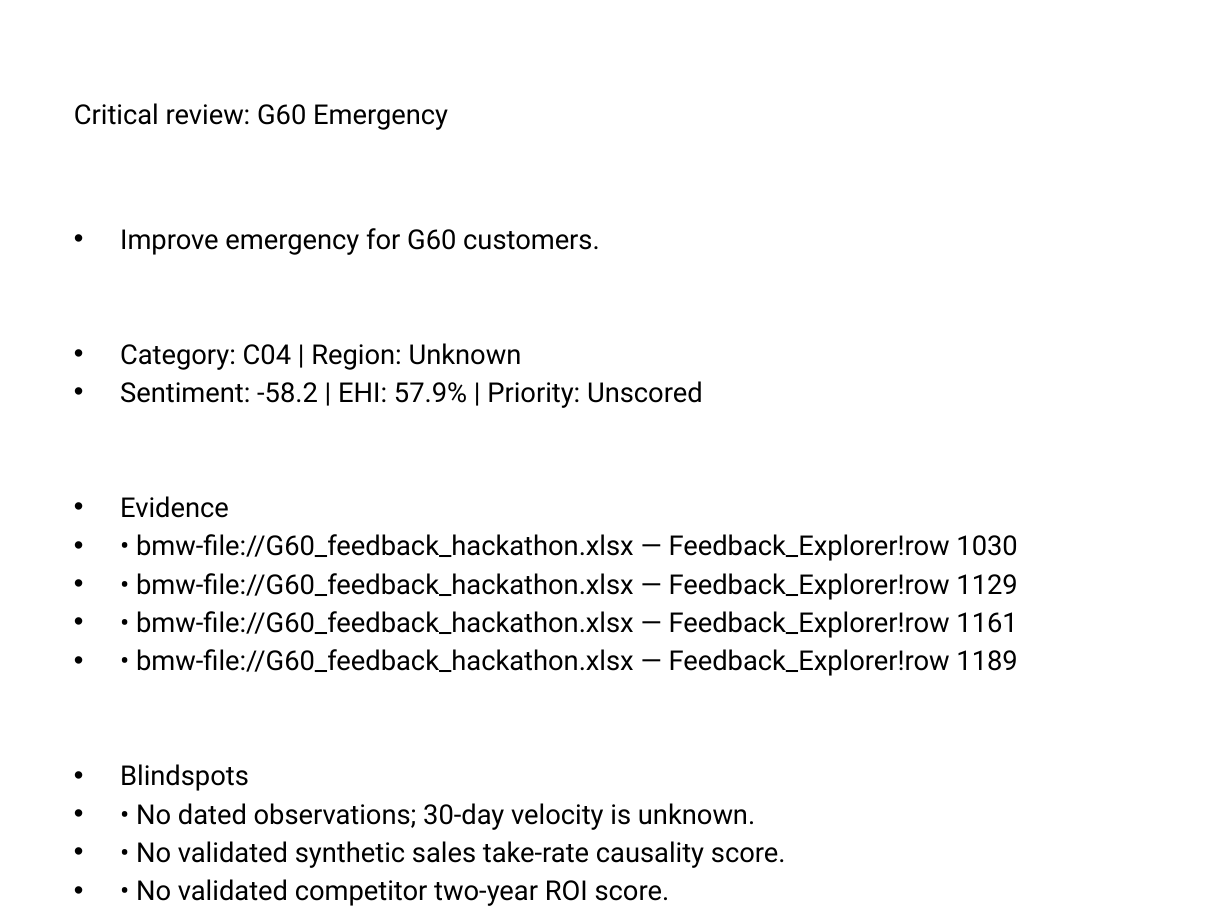
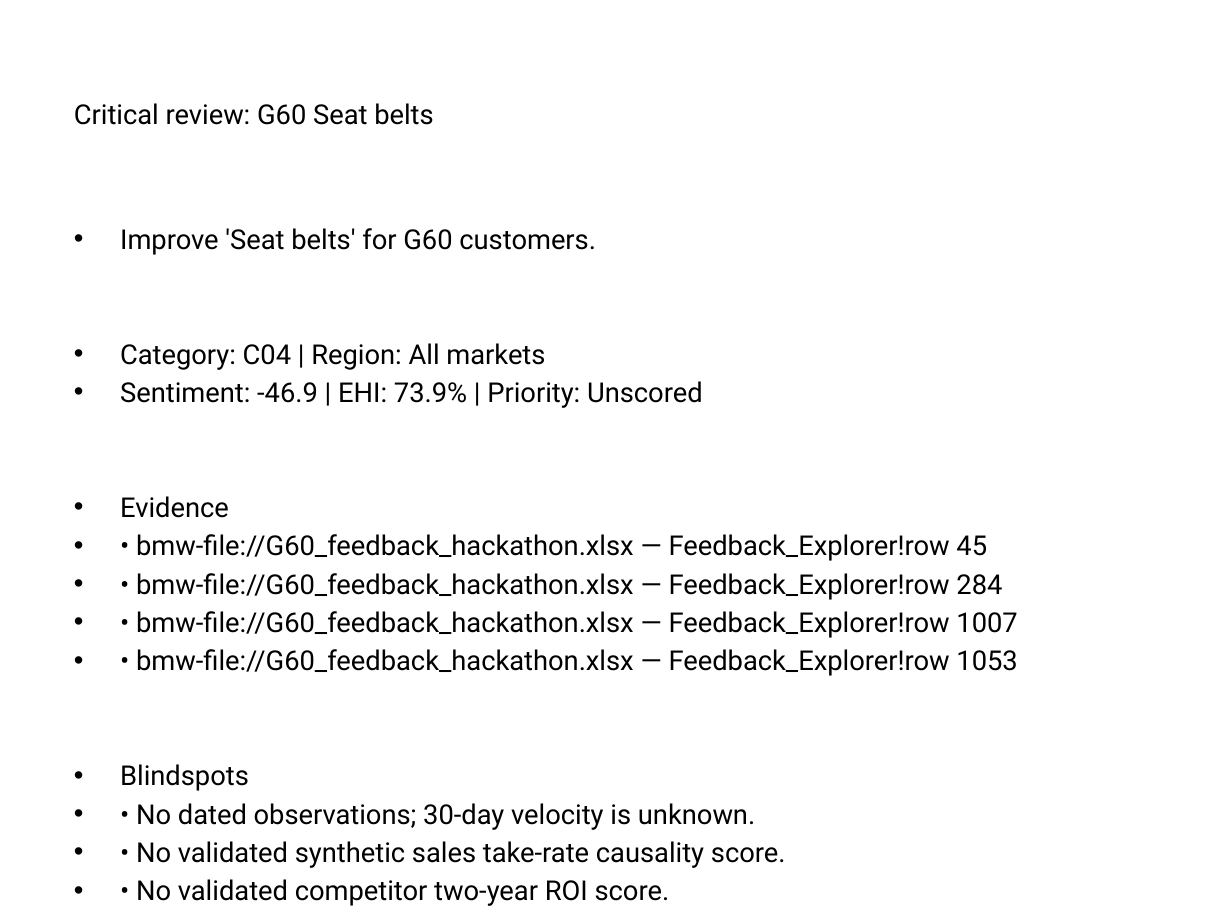
Before and after one commit to Eskender-Assefa/EHL-Hackathon, a slide deck: slide 6 of automotive_data_pipeline/output/published/BMW_board_deck.pptx. Drawn at 1232x924 pixels with LibreOffice and Linux fonts; fonts in the diff are those of the drawing. Boxes give left, top, right and bottom in pixels: in the first picture for what was removed or moved away, otherwise in the second. Text is boxed around its words. In the diff, an @@ line names an element or a change of style, - is before the commit and + after.

Commit message:
chore(output): regenerate published results with label-based classification
188 requirement candidates (11 Critical review, 177 Unscored). The audit
log is a fresh 188-event chain; the previous chain remains in history.

```diff
--- a/automotive_data_pipeline/output/published/BMW_board_deck.pptx
+++ b/automotive_data_pipeline/output/published/BMW_board_deck.pptx
@@ title at (74, 103, 433, 125): text changed @@
-Critical review: G60 Emergency
+Critical review: G60 Seat belts
@@ text at (120, 228, 703, 408): text changed @@
-• Improve emergency for G60 customers.
-• Category: C04 | Region: Unknown
-• Sentiment: -58.2 | EHI: 57.9% | Priority: Unscored
+• Improve 'Seat belts' for G60 customers.
+• Category: C04 | Region: All markets
+• Sentiment: -46.9 | EHI: 73.9% | Priority: Unscored
@@ text at (136, 534, 1017, 676): text changed @@
-• • bmw-file://G60_feedback_hackathon.xlsx — Feedback_Explorer!row 1030
-• • bmw-file://G60_feedback_hackathon.xlsx — Feedback_Explorer!row 1129
-• • bmw-file://G60_feedback_hackathon.xlsx — Feedback_Explorer!row 1161
-• • bmw-file://G60_feedback_hackathon.xlsx — Feedback_Explorer!row 1189
+• • bmw-file://G60_feedback_hackathon.xlsx — Feedback_Explorer!row 45
+• • bmw-file://G60_feedback_hackathon.xlsx — Feedback_Explorer!row 284
+• • bmw-file://G60_feedback_hackathon.xlsx — Feedback_Explorer!row 1007
+• • bmw-file://G60_feedback_hackathon.xlsx — Feedback_Explorer!row 1053
```
Also in this commit, not shown: 20 other slides changed, 6 other files.
